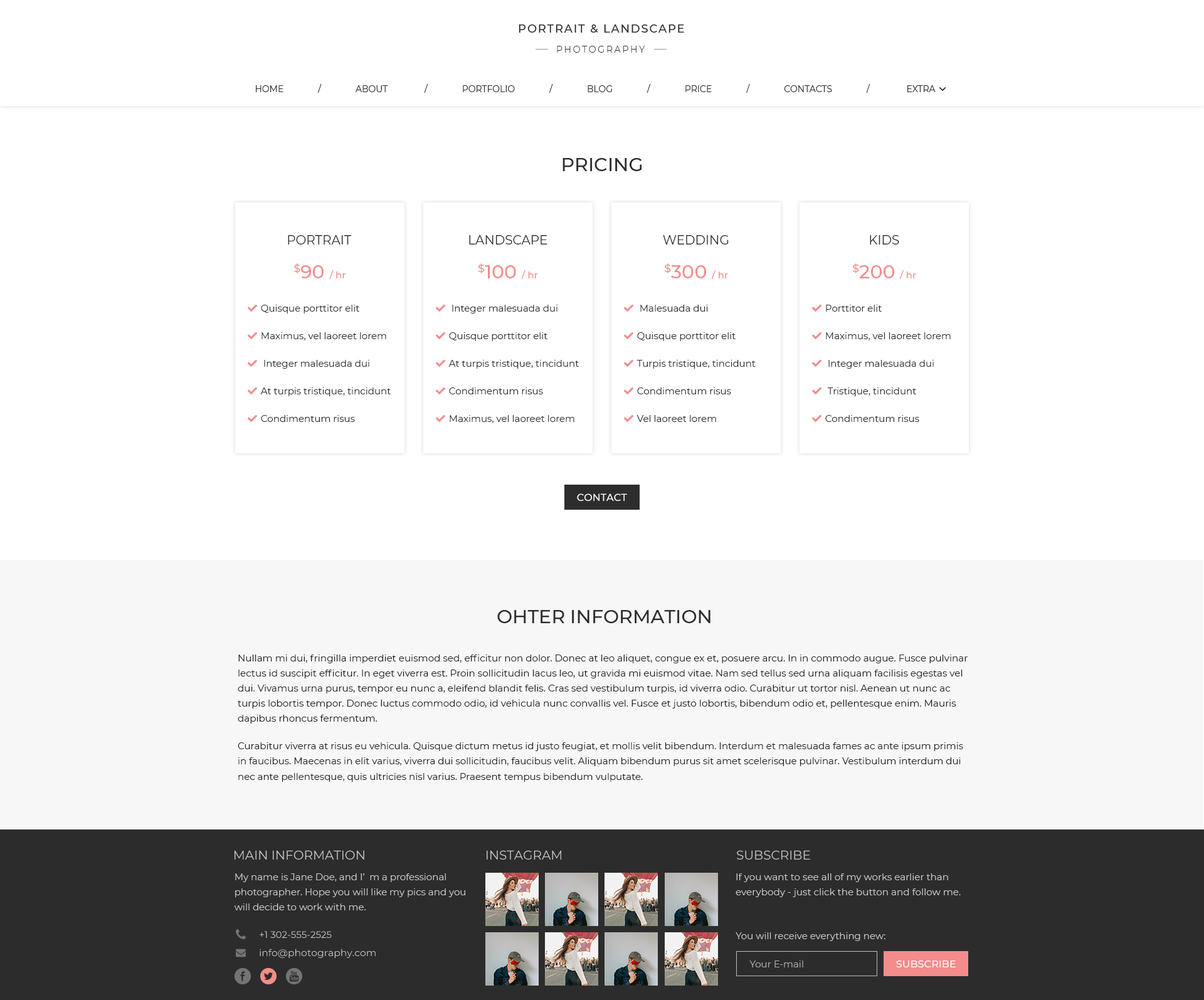
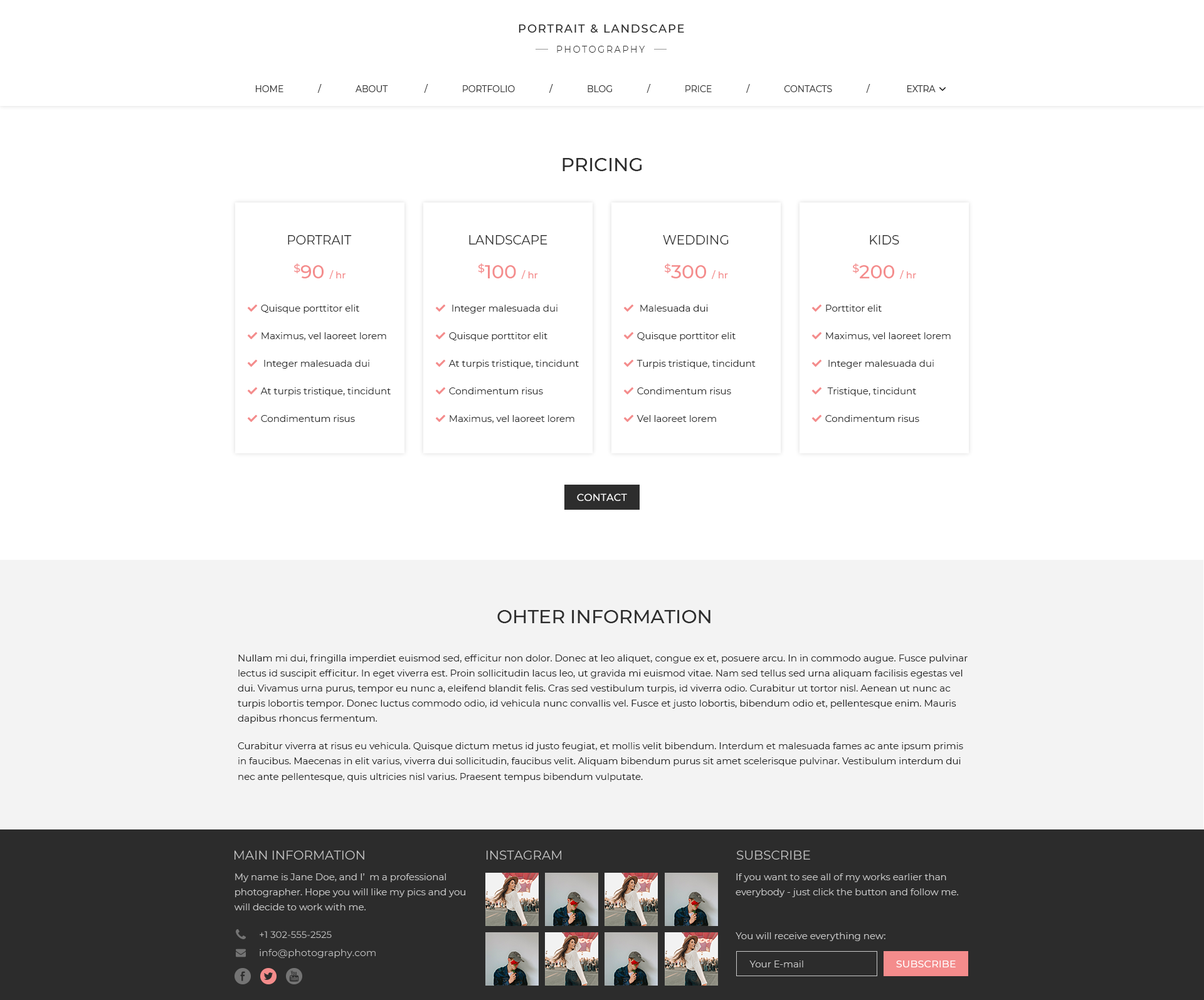
Layer changes from the first 1204 × 1000 image to the second:
renamed "bg gray 100" to "light", painted on it over bbox(0, 559, 1203, 830)
painted on "footer" over bbox(735, 873, 961, 977)
